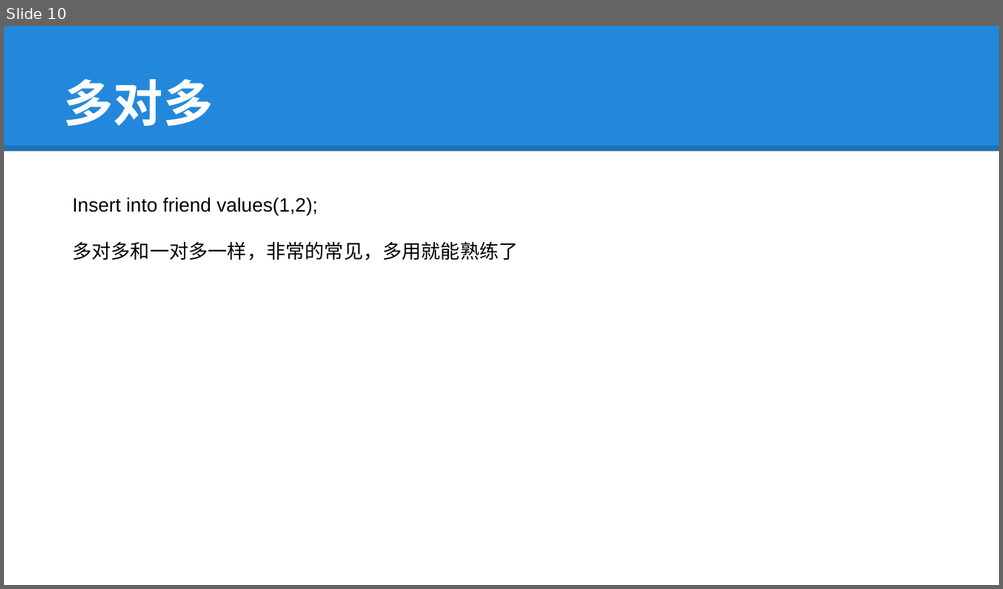
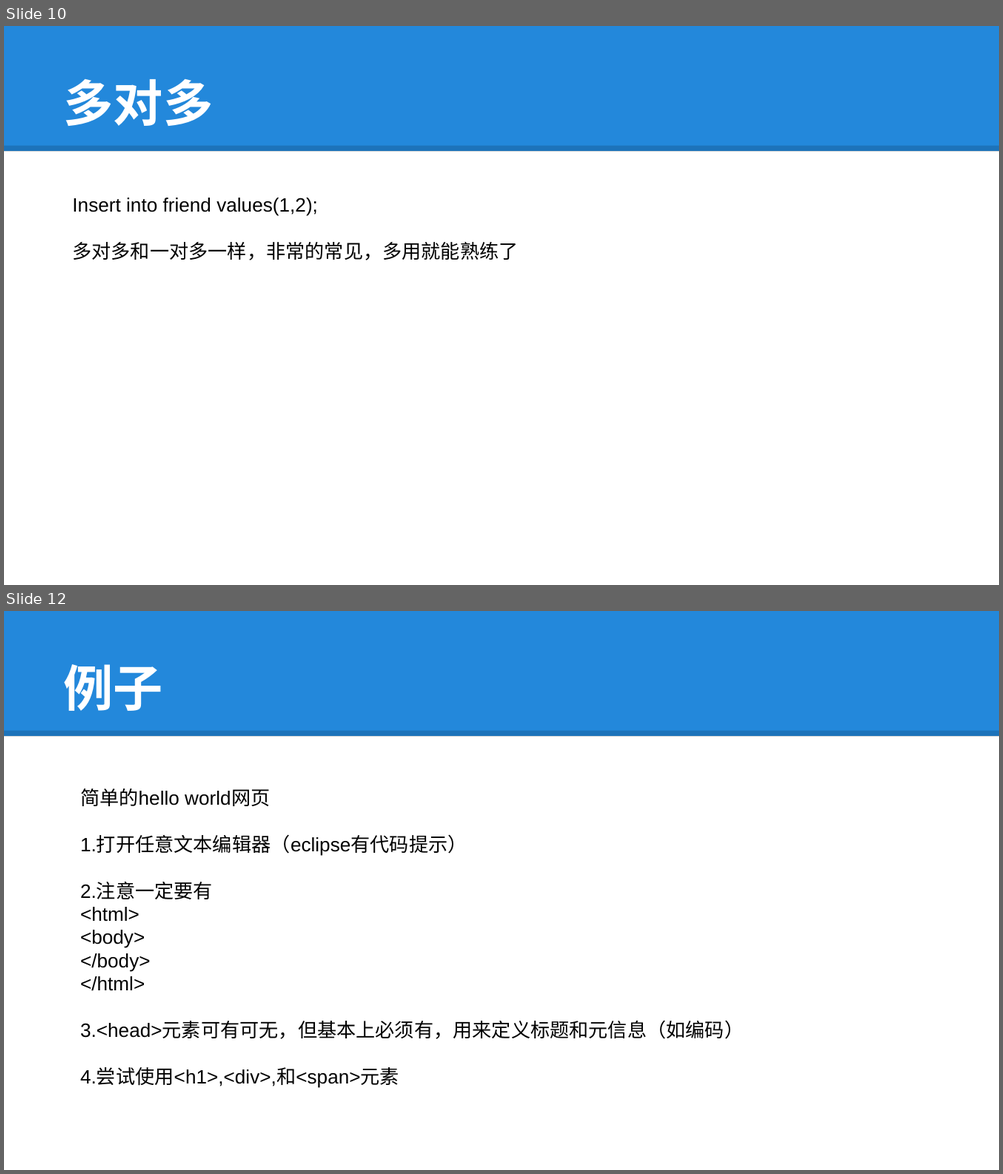
Before and after one commit to tokyojava/java_beginner, a slide deck: 中级/课件/Java15.pptx. Shown one above the other, each under a label of ours: slide 10 before the commit, slides 10 and 12 after it; the slides between them are not shown. The pictures are 1003x589 and 1003x1174 pixels, drawn with LibreOffice and Linux fonts; fonts in the diff are those of the drawing. Boxes give left, top, right and bottom in pixels: in the first picture for what was removed or moved away, otherwise in the second. Text is boxed around its words. In the diff, an @@ line names an element or a change of style, - is before the commit and + after.

```diff
--- a/中级/课件/Java15.pptx
+++ b/中级/课件/Java15.pptx
@@ slide 12 added at [4, 611, 999, 1170], background #FFFFFF; not listed: 2 template elements that a slide beside it also shows @@
@@ title added at [64, 664, 163, 711], 36 pt, text #FFFFFF, bold @@
+例子
@@ text added at [80, 789, 743, 1088], 14 pt, text #000000 @@
+简单的hello world网页
+1.打开任意文本编辑器（eclipse有代码提示）
+2.注意一定要有
+<html>
+<body>
+</body>
+</html>
+3.<head>元素可有可无，但基本上必须有，用来定义标题和元信息（如编码）
+4.尝试使用<h1>,<div>,和<span>元素
```
Also in this commit, not shown: 1 slide changed, 8 other slides added, 2 slides removed, 2 other files.
